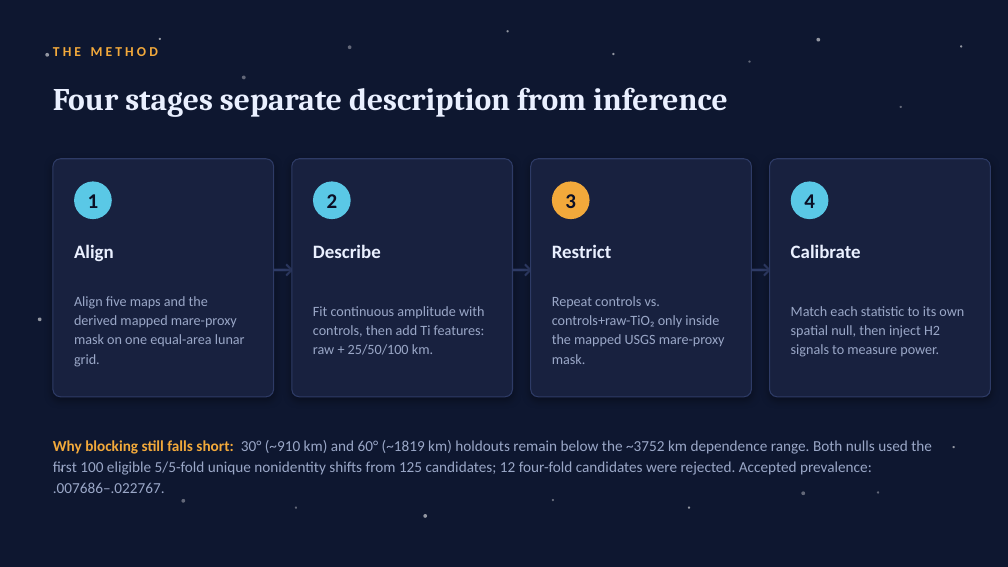
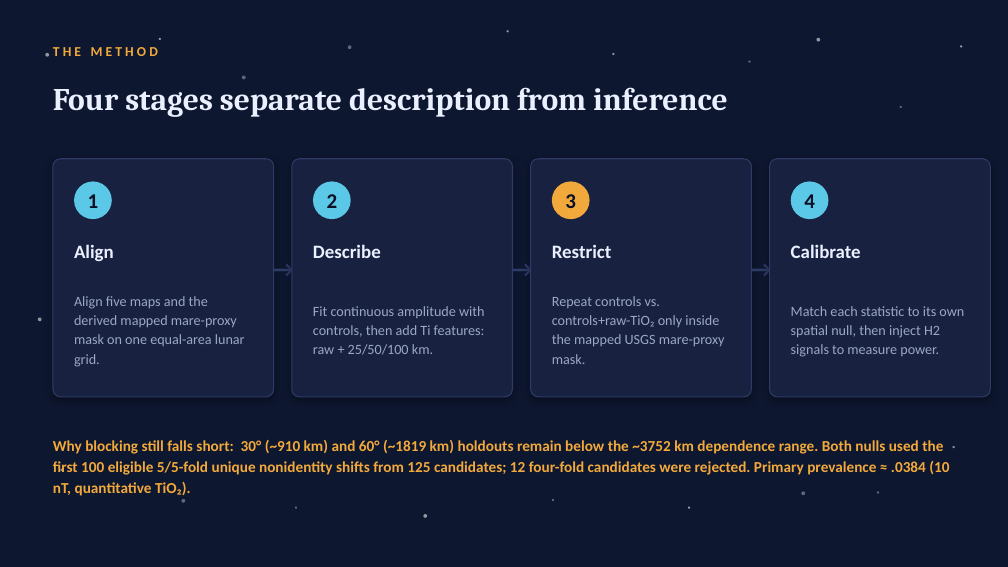
Before and after one commit to lemoon01110/Lunar-Titanium-Magnetism, a slide deck: slide 7 of Paper-and-Pitch/Pitch.pptx. Drawn at 1008x567 pixels with LibreOffice and Linux fonts; fonts in the diff are those of the drawing. Boxes give left, top, right and bottom in pixels: in the first picture for what was removed or moved away, otherwise in the second. Text is boxed around its words. In the diff, an @@ line names an element or a change of style, - is before the commit and + after.

```diff
--- a/Paper-and-Pitch/Pitch.pptx
+++ b/Paper-and-Pitch/Pitch.pptx
@@ text at box(53, 440, 949, 496): text changed; text colour #9AA7C7 to #F2A93B; bold on @@
-Why blocking still falls short: 30° (~910 km) and 60° (~1819 km) holdouts remain below the ~3752 km dependence range. Both nulls used the first 100 eligible 5/5-fold unique nonidentity shifts from 125 candidates; 12 four-fold candidates were rejected. Accepted prevalence: .007686–.022767.
+Why blocking still falls short: 30° (~910 km) and 60° (~1819 km) holdouts remain below the ~3752 km dependence range. Both nulls used the first 100 eligible 5/5-fold unique nonidentity shifts from 125 candidates; 12 four-fold candidates were rejected. Primary prevalence ≈ .0384 (10 nT, quantitative TiO₂).
```
Also in this commit, not shown: 10 other slides changed, 34 other files.
